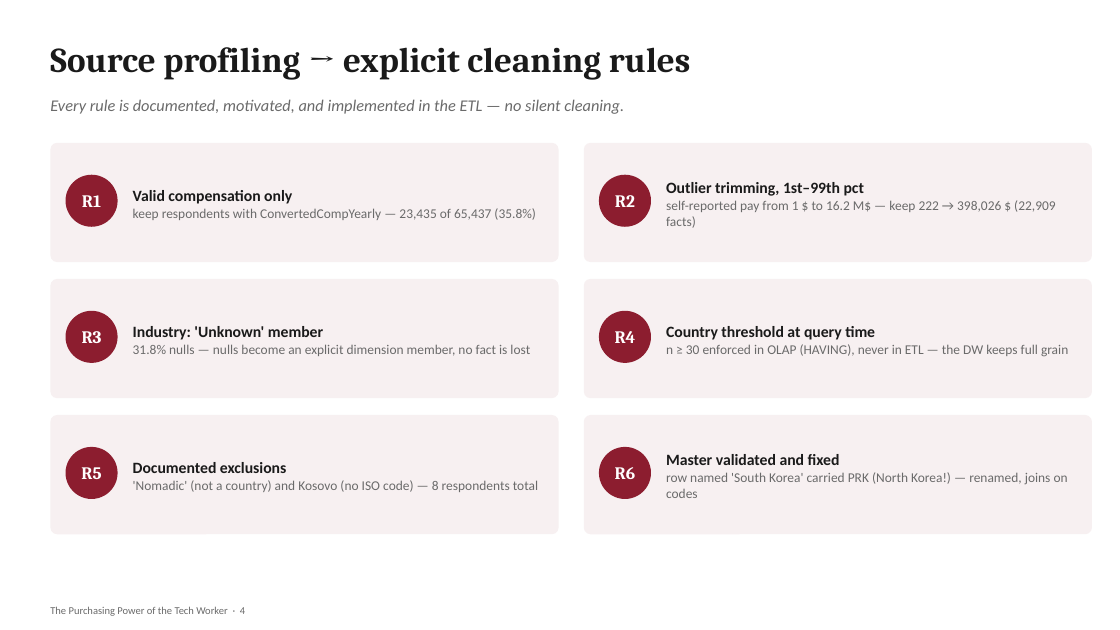
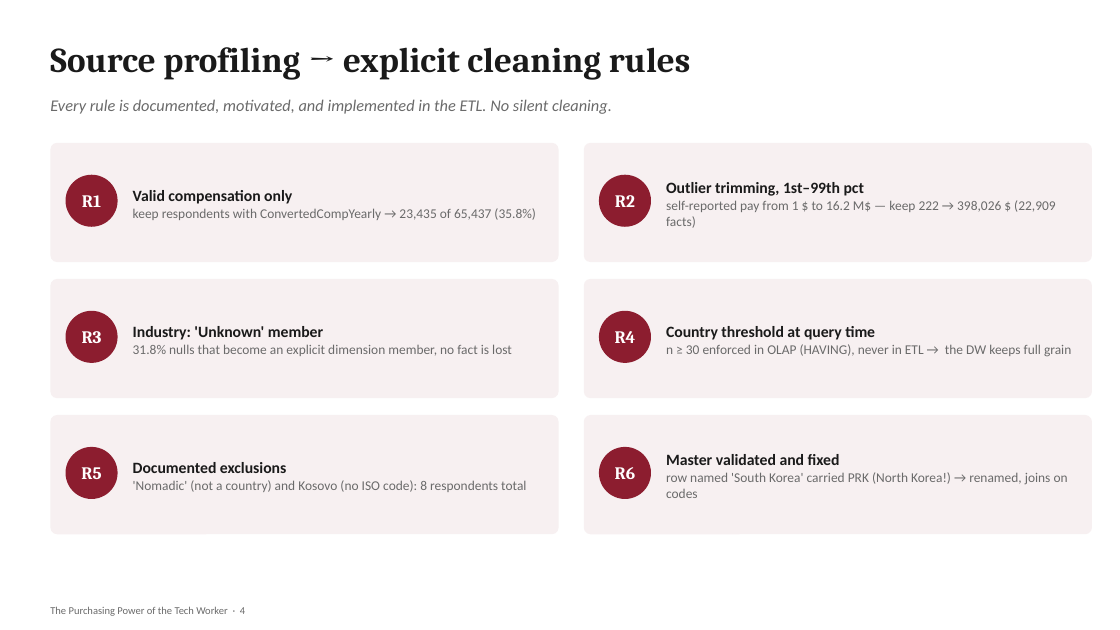
Before and after one commit to emasmisi/tech-worker-purchasing-power-dw, a slide deck: slide 4 of presentation/TechWorker_DW_Presentation.pptx. Drawn at 1120x630 pixels with LibreOffice and Linux fonts; fonts in the diff are those of the drawing. Boxes give left, top, right and bottom in pixels: in the first picture for what was removed or moved away, otherwise in the second. Text is boxed around its words. In the diff, an @@ line names an element or a change of style, - is before the commit and + after.

```diff
--- a/presentation/TechWorker_DW_Presentation.pptx
+++ b/presentation/TechWorker_DW_Presentation.pptx
@@ text at bbox=[50, 99, 612, 114]: text changed @@
-Every rule is documented, motivated, and implemented in the ETL — no silent cleaning.
+Every rule is documented, motivated, and implemented in the ETL. No silent cleaning.
@@ text at bbox=[133, 208, 536, 220]: text changed @@
-keep respondents with ConvertedCompYearly — 23,435 of 65,437 (35.8%)
+keep respondents with ConvertedCompYearly → 23,435 of 65,437 (35.8%)
@@ text at bbox=[133, 344, 512, 356]: text changed @@
-31.8% nulls — nulls become an explicit dimension member, no fact is lost
+31.8% nulls that become an explicit dimension member, no fact is lost
@@ text at bbox=[666, 344, 1071, 356]: text changed @@
-n ≥ 30 enforced in OLAP (HAVING), never in ETL — the DW keeps full grain
+n ≥ 30 enforced in OLAP (HAVING), never in ETL → the DW keeps full grain
@@ text at bbox=[666, 472, 1068, 498]: text changed @@
-row named 'South Korea' carried PRK (North Korea!) — renamed, joins on codes
+row named 'South Korea' carried PRK (North Korea!) → renamed, joins on codes
@@ text at bbox=[133, 480, 526, 492]: text changed @@
-'Nomadic' (not a country) and Kosovo (no ISO code) — 8 respondents total
+'Nomadic' (not a country) and Kosovo (no ISO code): 8 respondents total
```
Also in this commit, not shown: 15 other slides changed, 4 other files.
